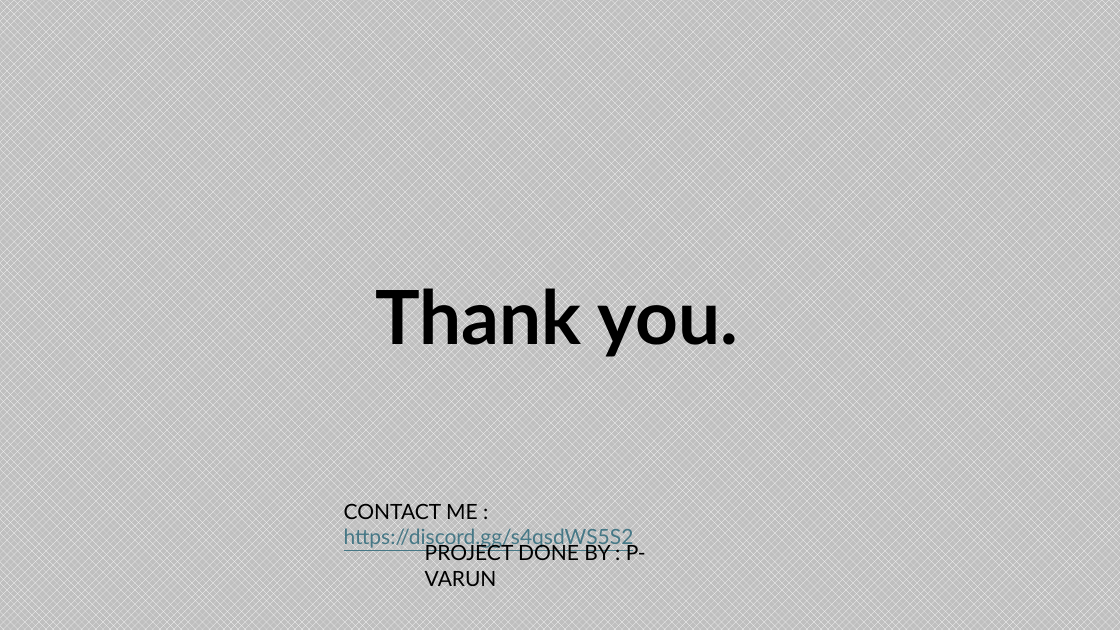
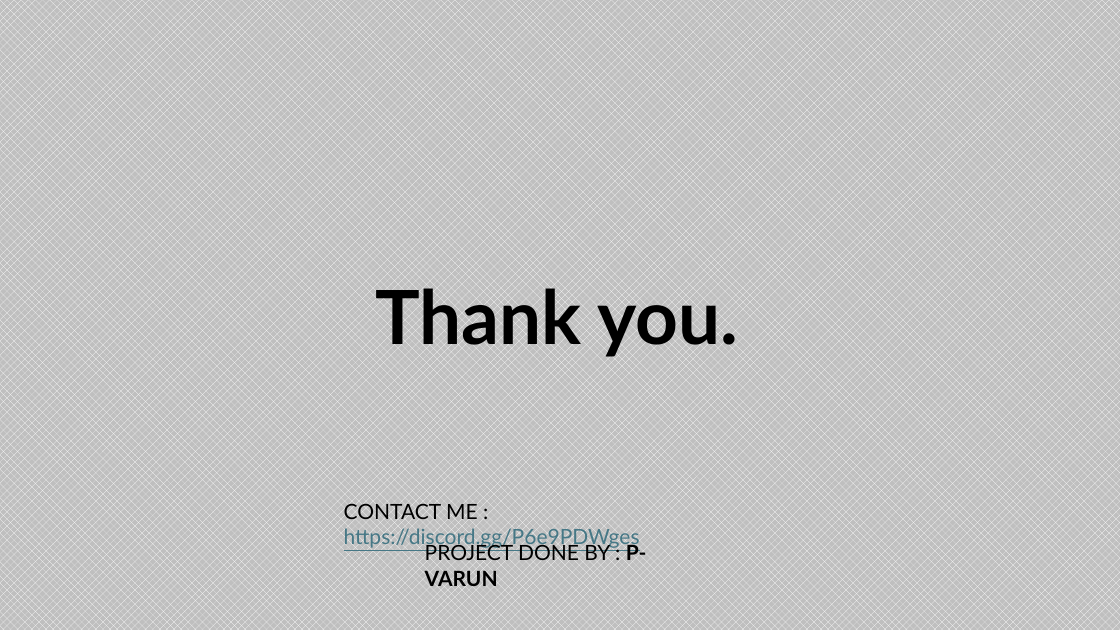
Before and after one commit to P-VARUN/Smart-VoiceAssistant, a slide deck: slide 6 of Idea/VoiceAssistant IDEA presentation.pptx. Drawn at 1120x630 pixels with LibreOffice and Linux fonts; fonts in the diff are those of the drawing. Boxes give left, top, right and bottom in pixels: in the first picture for what was removed or moved away, otherwise in the second. Text is boxed around its words. In the diff, an @@ line names an element or a change of style, - is before the commit and + after.

```diff
--- a/Idea/VoiceAssistant IDEA presentation.pptx
+++ b/Idea/VoiceAssistant IDEA presentation.pptx
@@ text at <box>344,504,640,549</box>: text changed @@
-CONTACT ME : https://discord.gg/s4qsdWS5S2
+CONTACT ME : https://discord.gg/P6e9PDWges
@@ text "PROJECT DONE BY : P-VARUN" at <box>425,542,647,587</box>: bold on in "P-VARUN" @@
```
Also in this commit, not shown: 2 other slides changed.
